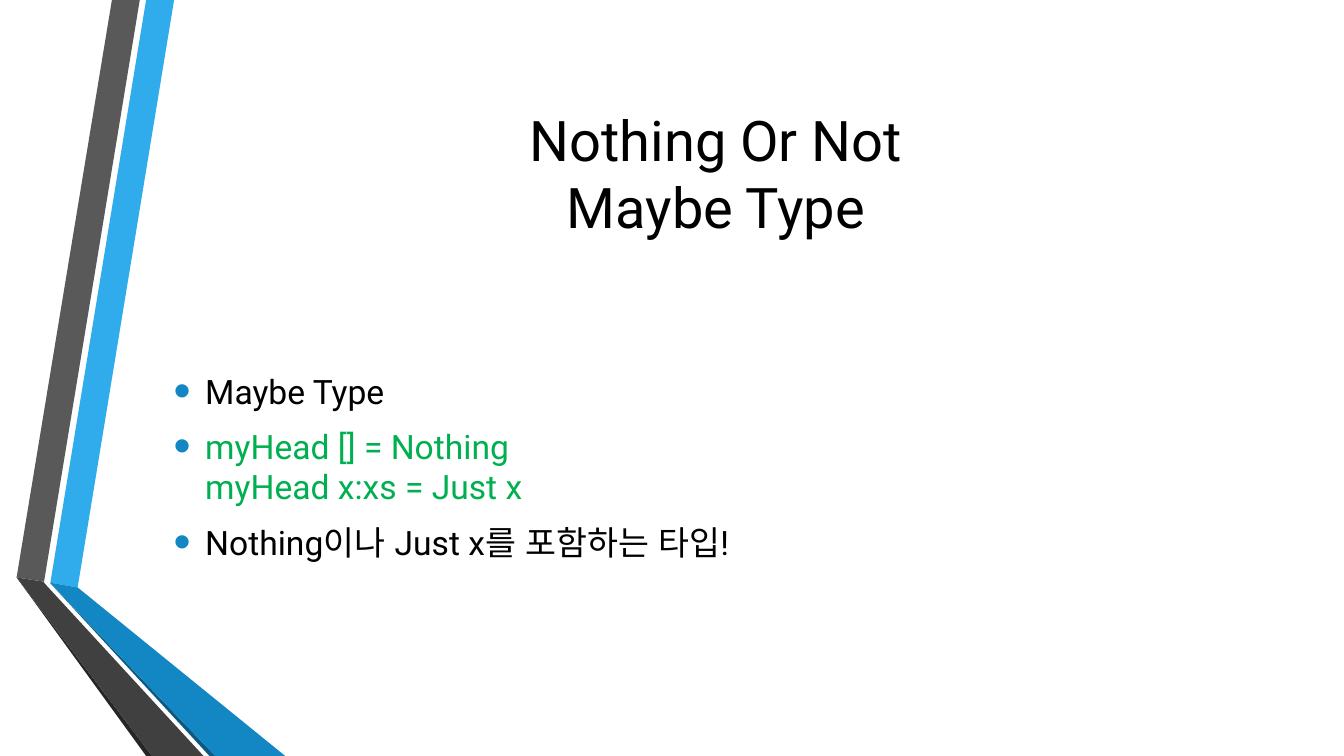
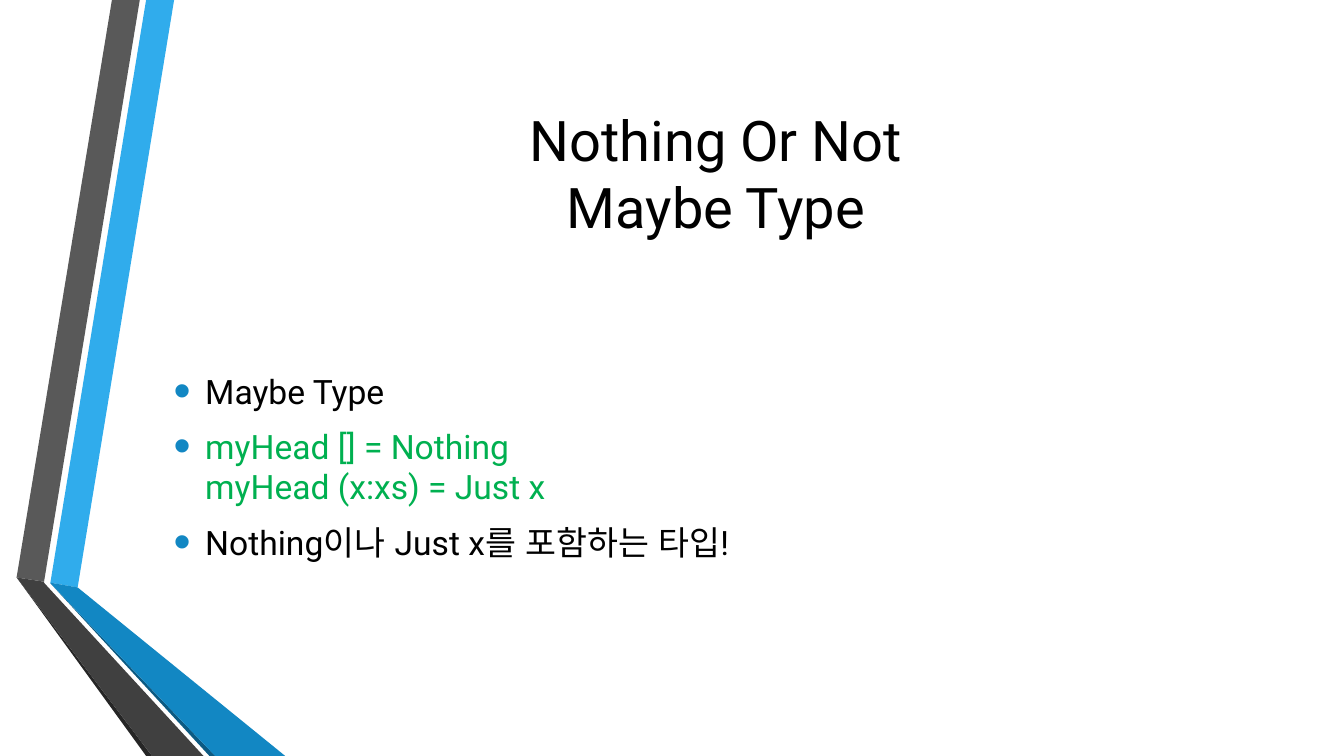
Before and after one commit to Ailrun/HaskellTutorial, a slide deck: slide 72 of Haskell02.pptx. Drawn at 1344x756 pixels with LibreOffice and Linux fonts; fonts in the diff are those of the drawing; background and template pictures are left out. Boxes give left, top, right and bottom in pixels: in the first picture for what was removed or moved away, otherwise in the second. Text is boxed around its words. In the diff, an @@ line names an element or a change of style, - is before the commit and + after.

```diff
--- a/Haskell02.pptx
+++ b/Haskell02.pptx
@@ text at [205, 433, 546, 507]: text changed @@
-• myHead [] = Nothing
-  myHead x:xs = Just x
+• myHead [] = Nothing
+  myHead (x:xs) = Just x
```
Also in this commit, not shown: 5 other slides changed, 6 other files.
